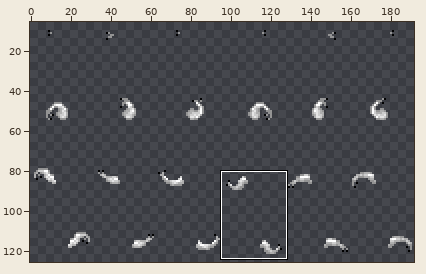
Two states of a sprite sheet, Resources/Textures/Mobs/Customization/vox_parts.rsi/tail_split_animated.png. The first picture is a wide view before the edit; the outline marks the close-up.
Close-up. Before the commit:
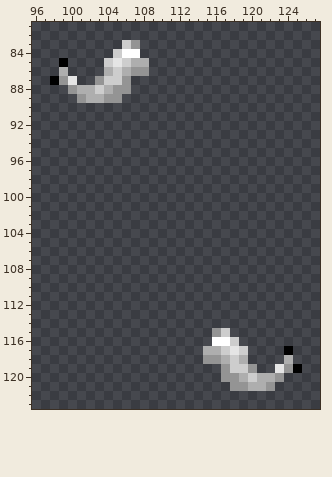
The file is 192x128 pixels. Shown: x 96..127, y 81..123. The wide view leaves out empty margins. The commit also changed other parts of the picture, which this record leaves out.
Once edited:
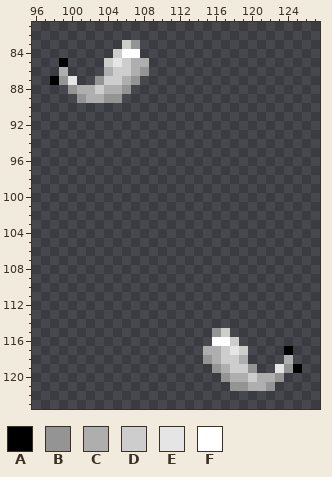
Palette (. is transparent): A #000000  B #949494  C #aeaeae  D #cdcdcd  E #e5e5e5  F #ffffff
The edit:
Changed rows in their new state; - is an unchanged pixel.
first column x 105:
 86 -DC
 87 -CB
 88 C--
first column x 116:
118 CD-
119 BC-
120 --C
Changed places in both close-ups, as pixel boxes (x1, y1, x2, y2):
changed: (113, 67, 140, 94)
changed: (212, 355, 239, 382)
